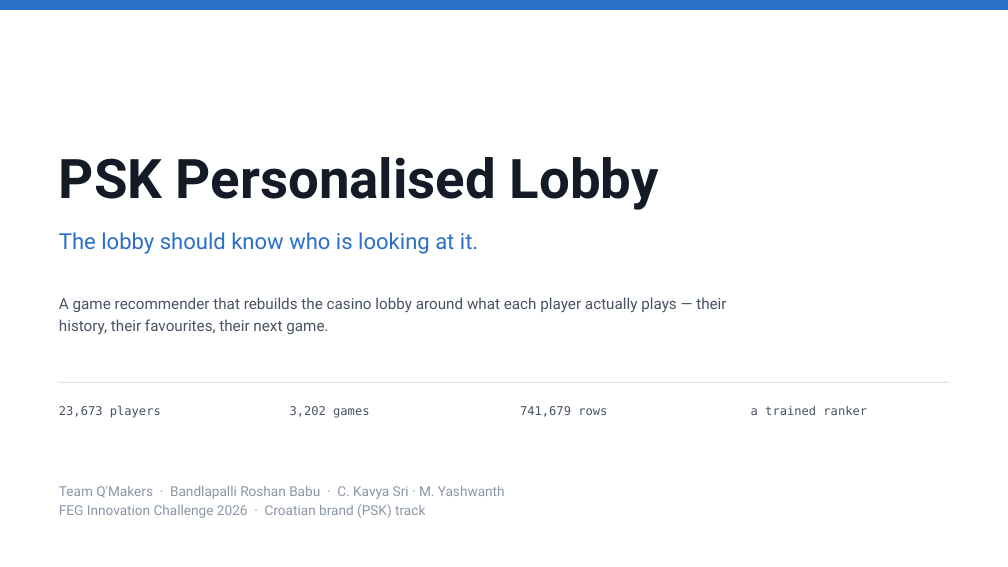
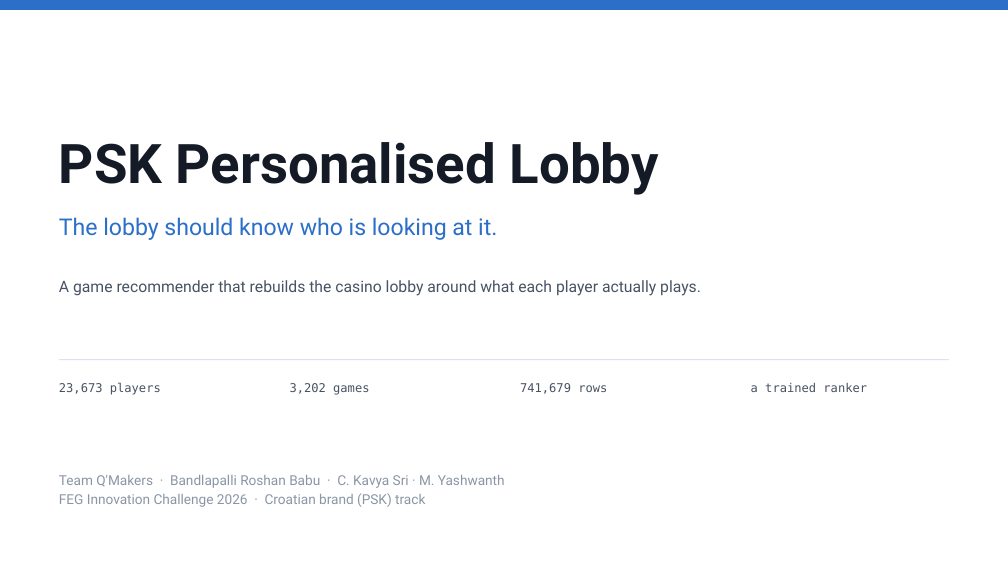
Before and after one commit to roshan5619/FEG_Hackathon, a slide deck: slide 1 of demo/presentation/QMakers_PSK_Deck.pptx. Drawn at 1008x567 pixels with LibreOffice and Linux fonts; fonts in the diff are those of the drawing. Boxes give left, top, right and bottom in pixels: in the first picture for what was removed or moved away, otherwise in the second. Text is boxed around its words. In the diff, an @@ line names an element or a change of style, - is before the commit and + after.

```diff
--- a/demo/presentation/QMakers_PSK_Deck.pptx
+++ b/demo/presentation/QMakers_PSK_Deck.pptx
@@ text "PSK Personalised Lobby": place and size @@
-text "PSK Personalised Lobby" at [59,157,659,210]
+text "PSK Personalised Lobby" at [59,142,659,195]
@@ text "The lobby should know who ...": place and size @@
-text "The lobby should know who ..." at [59,232,478,254]
+text "The lobby should know who ..." at [59,217,497,240]
@@ text "The lobby should know who ..." at [59,217,497,240]: size 21 to 22 pt @@
@@ text at [59,280,701,296]: text changed; size 14.5 to 15 pt @@
-A game recommender that rebuilds the casino lobby around what each player actually plays — their history, their favourites, their next game.
+A game recommender that rebuilds the casino lobby around what each player actually plays.
@@ 4 texts, 1 rectangle: place and size @@
-4 texts, 1 rectangle at [59,382,949,418]
+4 texts, 1 rectangle at [59,359,949,395]
@@ text "Team Q'Makers · Bandlapalli Roshan ...": place and size @@
-text "Team Q'Makers · Bandlapalli Roshan ..." at [59,486,505,518]
+text "Team Q'Makers · Bandlapalli Roshan ..." at [59,475,505,507]
```
Also in this commit, not shown: 8 other slides changed, 4 slides added, 3 slides removed, 14 other files.
